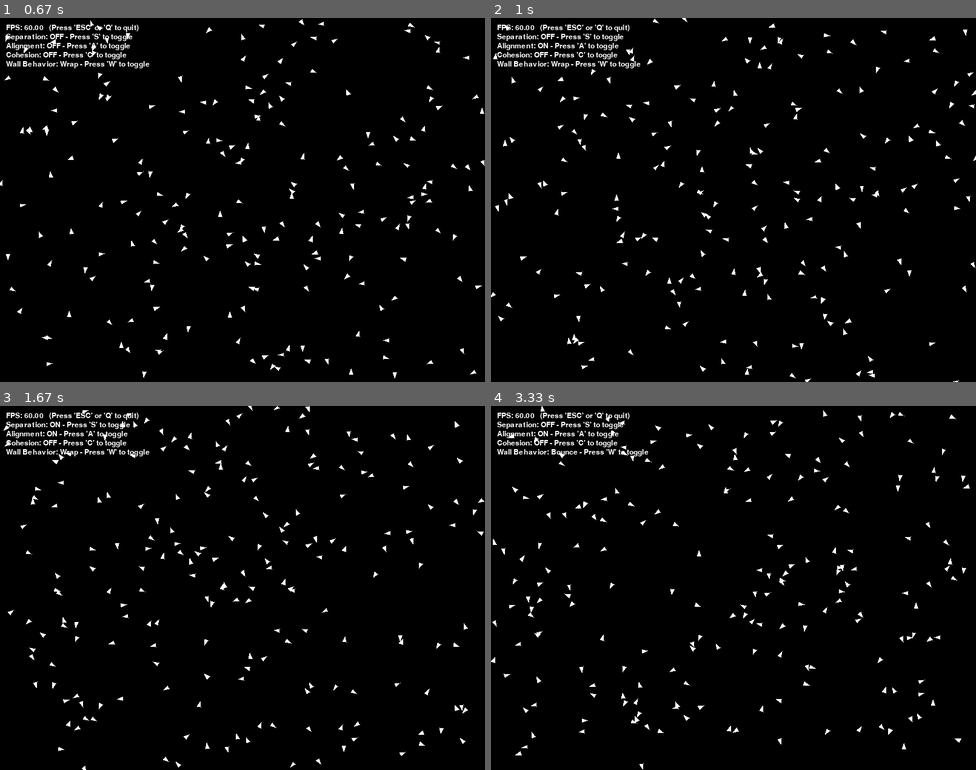
Above: before the commit, frames 1-4 (two rows, left to right).
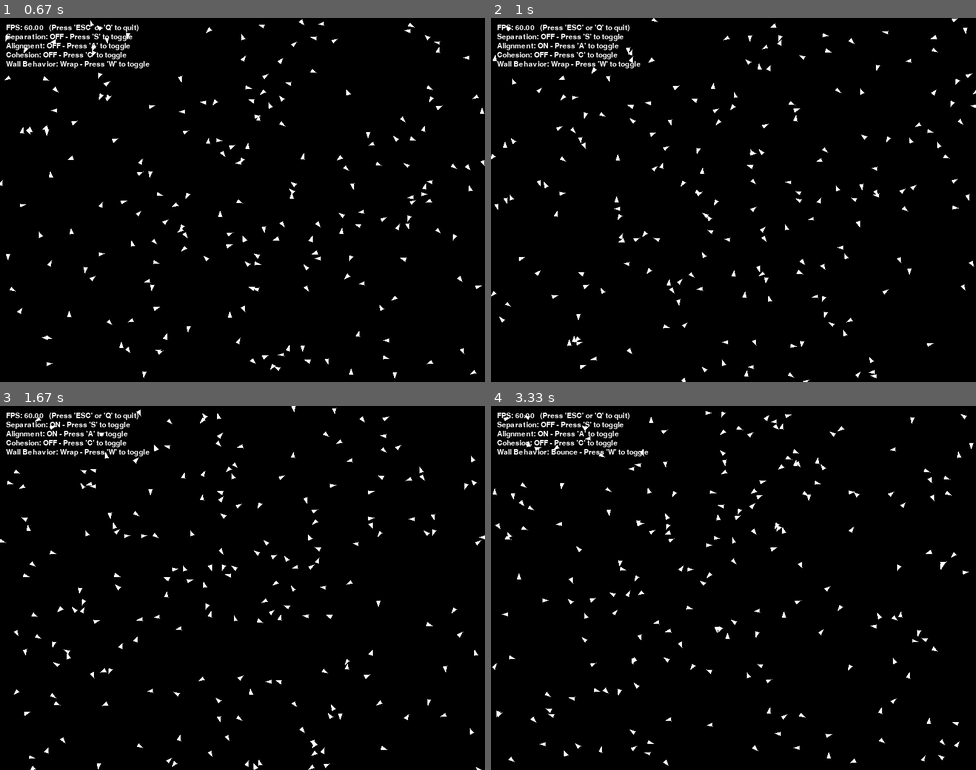
Above: after the commit, the same moments.

Repository: AbdullahSalman1/lab8-pygame
Game: pygame game, started from boids_exam.py
The game is run twice, just before and just after one commit, with the same random seed, the same clock (stepped at 60 frames per second) and the same inputs.
Inputs:
- Up to frame 1 (0.67 s): hold W from 0.33 s (still down)
- Up to frame 2 (1 s): release W at 0.8 s; hold A from 0.83 s (still down)
- Up to frame 3 (1.67 s): release A at 1.37 s; hold S from 1.4 s (still down)
- Up to frame 4 (3.33 s): release S at 1.7 s; hold A 1.73-2.13 s; tap C at 1.88, 3.12 s; hold W 2.17-2.53 s; hold S 2.57-2.93 s; hold A from 2.97 s (still down)

Frame 1 is identical in both runs. In frame 2, 1.4% of the frame differs, in the area x 0-100%, y 0-100%; in frame 3, 3.0%; in frame 4, 3.0%.

Commit message:
implemented alignment

Diff:
--- a/boids_exam.py
+++ b/boids_exam.py
@@ -115,7 +115,7 @@
             if dist < config.SEPARATION_DISTANCE and dist > 0:
                 diff = pygame.Vector2(self.x - other.x, self.y - other.y)
                 if dist != 0:
-                    diff /= dist
+                    diff /= dist  # Weight by distance
                 steer += diff
                 count += 1
         if count > 0:
@@ -133,8 +133,22 @@
     # Then divide by the number of nearby boids to get the average velocity,
     # and subtract the current boid's velocity to get the alignment steering force.
     def _alignment(self, boids: List['Boid']) -> pygame.Vector2:
-        steer : pygame.Vector2 = pygame.Vector2(0, 0)
-        return steer
+        avg_velocity = pygame.Vector2(0, 0)
+        count = 0
+        for other in boids:
+            if other is self:
+                continue
+            dist = math.hypot(self.x - other.x, self.y - other.y)
+            if dist < config.ALIGNMENT_DISTANCE:
+                avg_velocity += pygame.Vector2(other.vx, other.vy)
+                count += 1
+        if count > 0:
+            avg_velocity /= count
+
+            steer = avg_velocity - pygame.Vector2(self.vx, self.vy)
+            return steer
+        else:
+            return pygame.Vector2(0, 0)
 
     # Cohesion: steer toward the average position of nearby boids:
     # _cohesion returns a vector pointing toward the average position of nearby boids
@@ -168,6 +182,11 @@
             self.vx += separation_force.x * config.SEPARATION_STEER_STRENGTH * dt_seconds
             self.vy += separation_force.y * config.SEPARATION_STEER_STRENGTH * dt_seconds
 
+        # Apply alignment if enabled
+        if getattr(config, 'ALIGNEMENT_ON', False):
+            alignment_force = self._alignment(boids)
+            self.vx += alignment_force.x * getattr(config, 'ALIGNEMENT_STEER_STRENGTH', 0.8) * dt_seconds
+            self.vy += alignment_force.y * getattr(config, 'ALIGNEMENT_STEER_STRENGTH', 0.8) * dt_seconds
 
         # Update the boid's position based on its velocity.
         self.x += self.vx * dt_seconds
